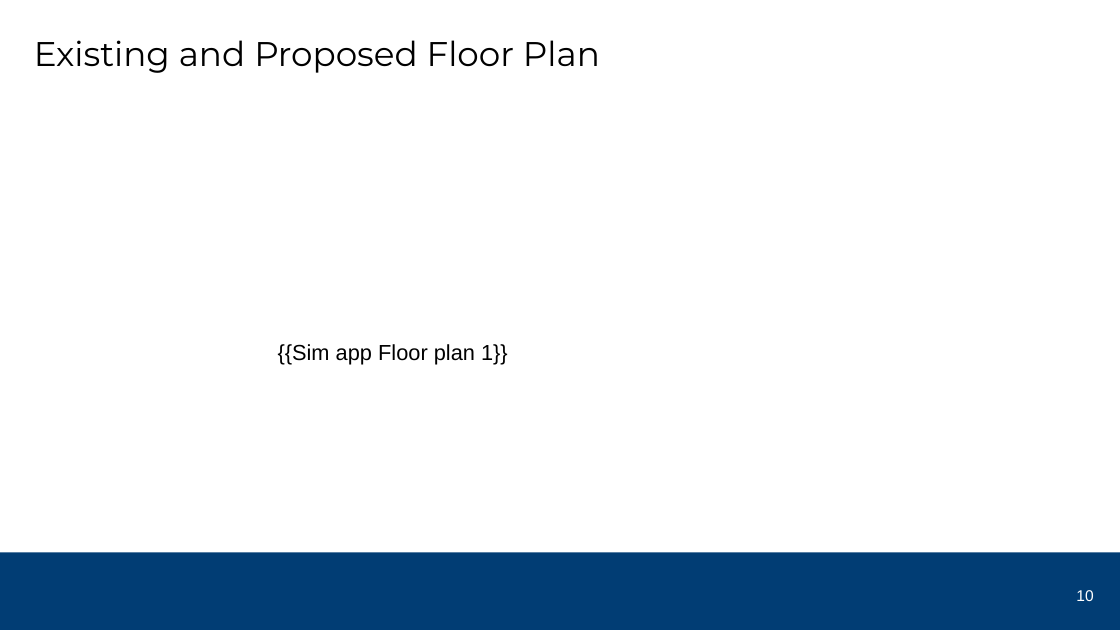
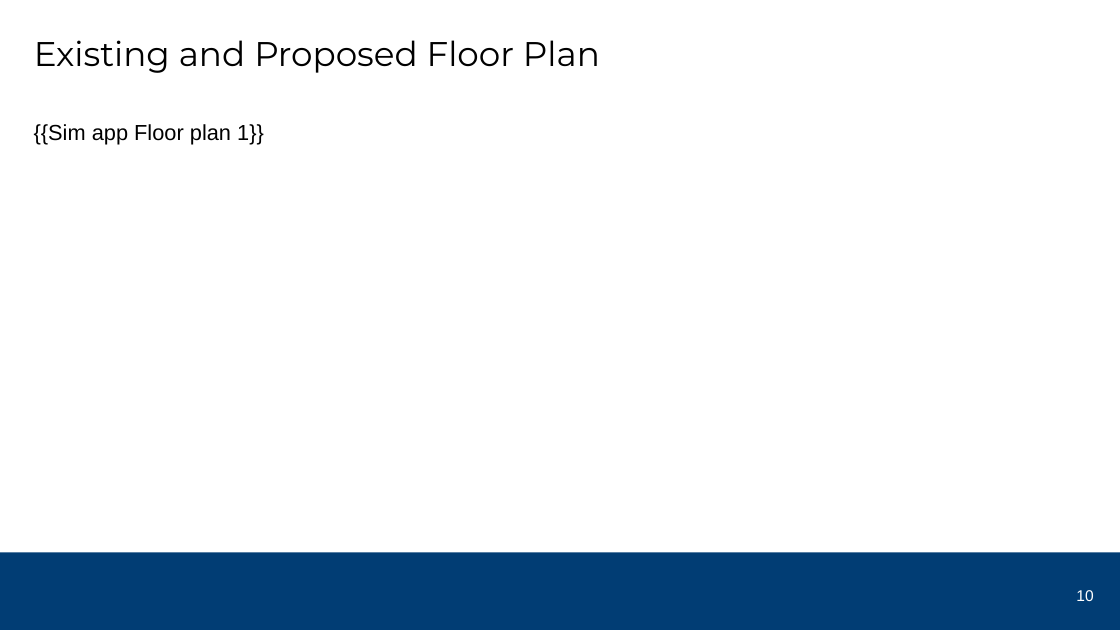
Before and after one commit to DineshBalaS/docGenApp, a slide deck: slide 10 of templates_src/newPpt.pptx. Drawn at 1120x630 pixels with LibreOffice and Linux fonts; fonts in the diff are those of the drawing; background and template pictures are left out. Boxes give left, top, right and bottom in pixels: in the first picture for what was removed or moved away, otherwise in the second. Text is boxed around its words. In the diff, an @@ line names an element or a change of style, - is before the commit and + after.

```diff
--- a/templates_src/newPpt.pptx
+++ b/templates_src/newPpt.pptx
@@ text "{{Sim app Floor plan 1}}": place and size @@
-text "{{Sim app Floor plan 1}}" at <box>278,344,508,364</box>
+text "{{Sim app Floor plan 1}}" at <box>34,124,264,145</box>
```
Also in this commit, not shown: 8 other slides changed, 44 other files.
